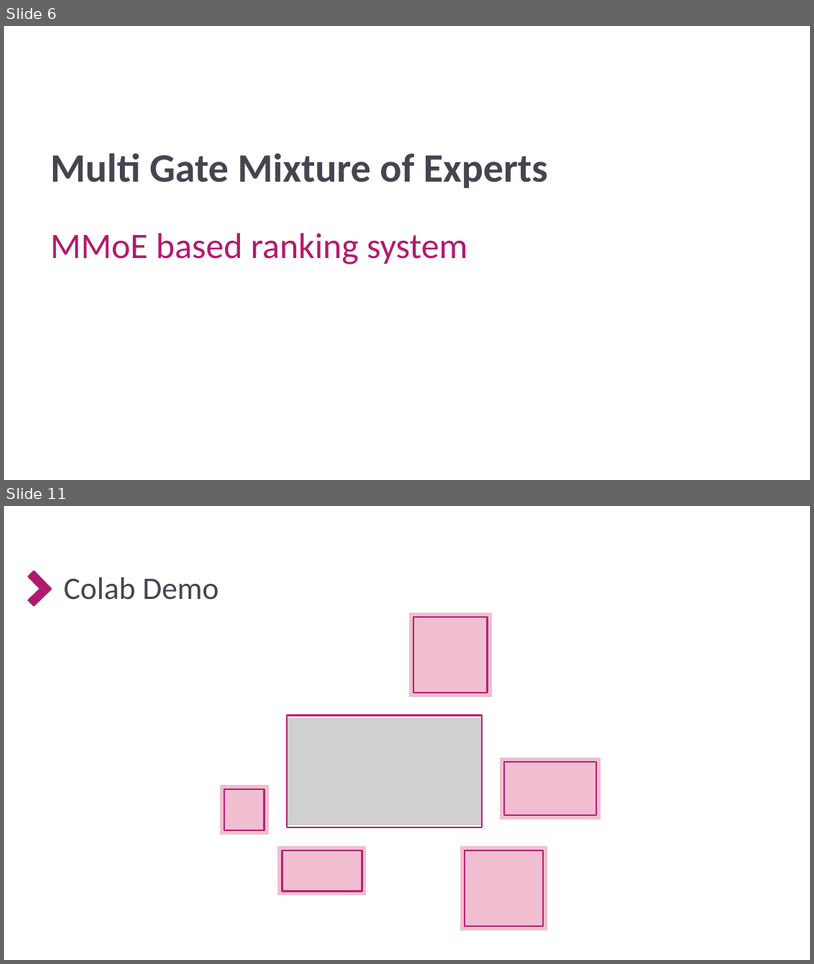
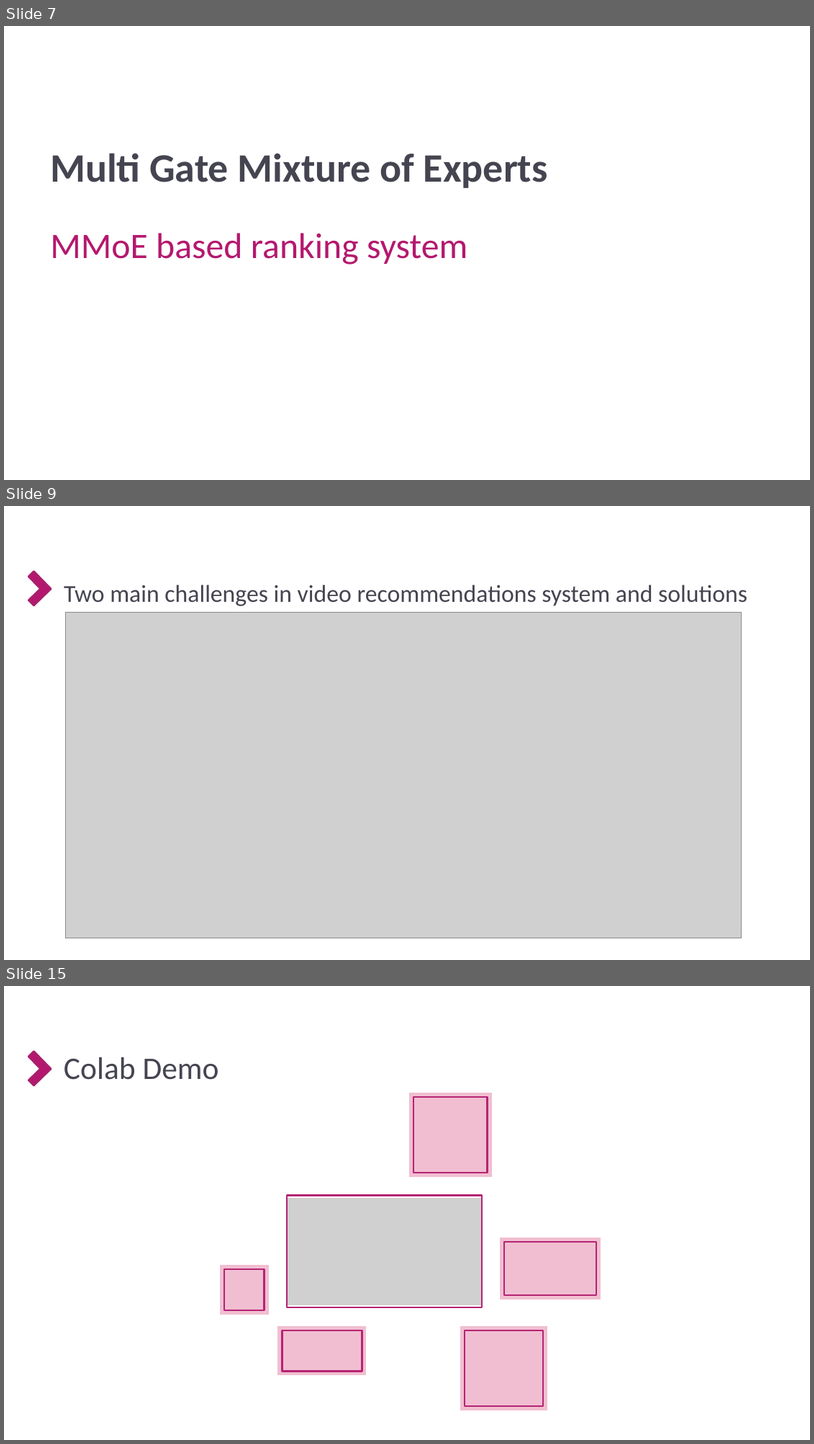
Before and after one commit to GPSV-Project/Recommendation_System, a slide deck: 3- Presentation/Recommendation Engine Project using MMoE.pptx. Shown one above the other, each under a label of ours: slides 6 and 11 before the commit, slides 7, 9 and 15 after it; the slides between them are not shown. The pictures are 814x964 and 814x1444 pixels, drawn with LibreOffice and Linux fonts; fonts in the diff are those of the drawing; grey boxes stand for pictures; background and template pictures are left out. Boxes give left, top, right and bottom in pixels: in the first picture for what was removed or moved away, otherwise in the second. Text is boxed around its words. In the diff, an @@ line names an element or a change of style, - is before the commit and + after.

```diff
--- a/3- Presentation/Recommendation Engine Project using MMoE.pptx
+++ b/3- Presentation/Recommendation Engine Project using MMoE.pptx
@@ slide 9 added at <box>4,506,810,960</box>, background picture (left out); not listed: 1 template element that a slide beside it also shows @@
@@ text added at <box>64,584,748,606</box>, 28.9 pt, text #454551 @@
+Two main challenges in video recommendations system and solutions
@@ picture added at <box>66,612,742,938</box> @@
@@ what was slide 6 is now slide 7 @@
@@ what was slide 11 is now slide 15 @@
```
Also in this commit, not shown: 9 slides changed, 4 other slides added, 11 other files.
